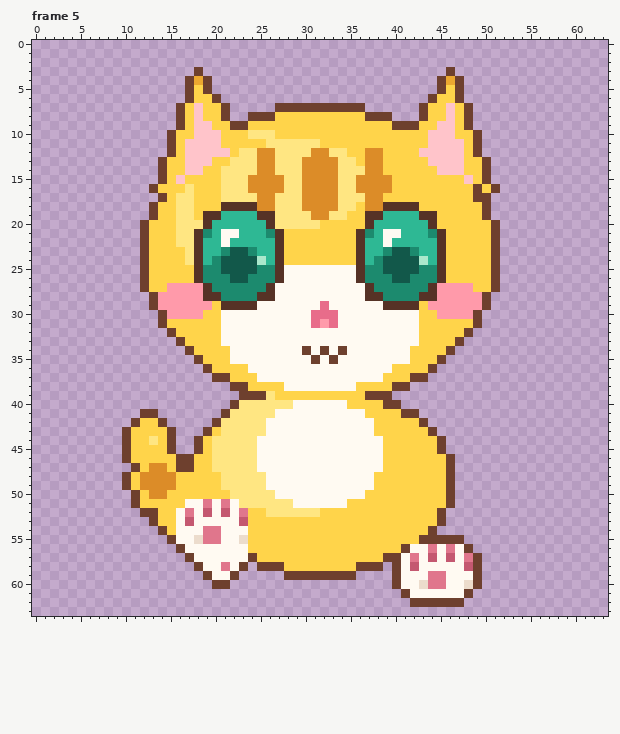
Edited in one commit: pixel-art file (assets/pixel/cat/walk_down.aseprite). The picture above is the old version.
64x64 pixels, 8 frames. Shown: frame 5. The commit also changed other frames, which this record leaves out.
The result:
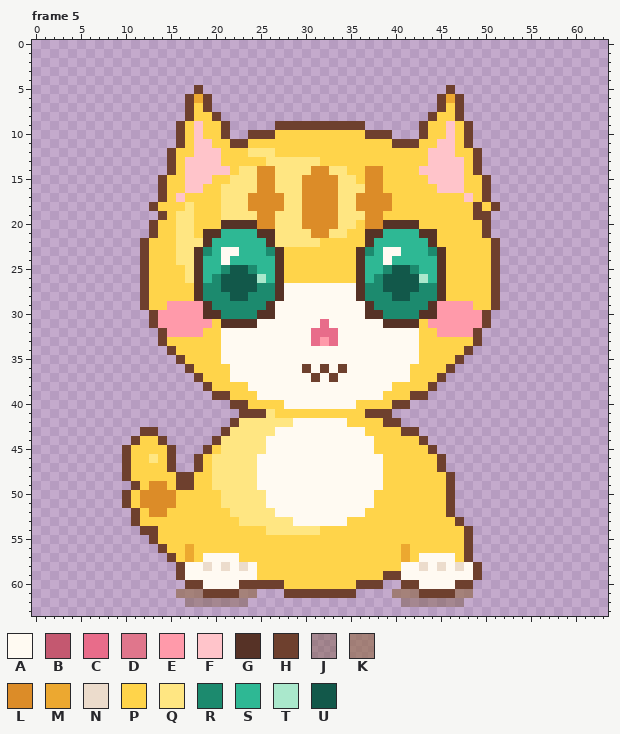
Palette (. is transparent): A #fffaf2  B #c45870  C #e86c8a  D #e0768c  E #ff9aaa  F #ffc4ca  G #563226  H #6e402e  J #78563a69  K #946c4ea5  L #dc8c28  M #eca830  N #ecdccc  P #ffd44a  Q #ffe682  R #1c8a6e  S #2eb894  T #aae8cc  U #12584a
Diff:
Frame 5, layer "pixel":
y 3: x 18 H -> .; x 46 H -> .
y 4: x 17..19 HMH -> ...; x 45..47 HMH -> ...
y 5: x 17..19 HPH -> .H.; x 45..47 HPH -> .H.
y 6: x 18..20 PPH -> MH.; x 44..46 HPP -> .HM
y 7: x 16..21 HPFPPH -> .HPH..; x 27..36 HHHHHHHHHH -> ..........; x 43..48 HPPFPH -> ..HPH.
y 8: x 16..18 HPF -> .HP; x 20..21 PH -> H.; x 24..39 HHHPPPPPPPPPPHHH -> ................; x 43..44 HP -> .H; x 46..48 FPH -> PH.
y 9: x 19 F -> P; x 21..43 PHHPPPPPPPPPPPPPPPPHHHP -> H.....HHHHHHHHHH......H; x 45 F -> P
y 10: x 15..16 HP -> .H; x 19..26 FFPPPQQQ -> PPH..HHH; x 37..45 PPPPPPPFF -> HHH...HPP; x 48..49 PH -> H.
y 11: x 15..17 HPF -> .HP; x 20 F -> P; x 22..23 PP -> HH; x 26..31 QQQQQQ -> PPPPPP; x 40..42 PPP -> HHH; x 44 F -> P; x 47..49 FPH -> PH.
y 12: x 17 F -> P; x 21 F -> P; x 23 Q -> P; x 25..34 LLQQQQLLQQ -> QQPPPPPPPP; x 37..38 LL -> PP; x 43 F -> P; x 47 F -> P
y 13: x 14..15 HP -> .H; x 20 P -> F; x 22..26 QQQLL -> PPPPQ; x 30..35 LLLLQQ -> QQPPPP; x 37..38 LL -> PP; x 49..50 PH -> H.
y 14: x 14..15 HP -> .H; x 19..22 PPQQ -> FFFP; x 30 L -> Q; x 33 L -> Q; x 35..36 QQ -> PP; x 43..44 PP -> FF; x 49..50 PH -> H.
y 15: x 16..19 FPPP -> PFFF; x 21 Q -> P; x 24 L -> Q; x 27 L -> Q; x 36 L -> P; x 39 L -> P; x 44..48 PPPPF -> FFFFP
y 16: x 13..14 HP -> .H; x 17..18 QP -> FF; x 24 L -> Q; x 27 L -> Q; x 36 L -> Q; x 39 L -> P; x 45..47 PPP -> FFF; x 49..51 HPH -> PH.
y 17: x 16..17 QQ -> FP; x 24 Q -> L; x 27 Q -> L; x 36 Q -> L; x 39 P -> L; x 48..49 PH -> FP
y 18: x 16 Q -> P; x 21..24 GGGG -> QQQL; x 27 Q -> L; x 36 P -> L; x 39..42 GGGG -> LPPP; x 49..51 PH. -> HPH
y 19: x 13..14 HP -> .H; x 19..26 GGSSSSGG -> PPQQQQLL; x 30 Q -> L; x 33 Q -> L; x 35..44 PPGGSSSSGG -> QQLLPPPPPP; x 49 P -> H
y 20: x 12..13 HP -> .H; x 18..26 QGSSSSSSG -> PPPGGGGLL; x 30..35 QQPPPP -> LLLLQQ; x 37..44 GSSSSSSG -> LLGGGGPP; x 50..51 PH -> H.
y 21: x 12..13 HP -> .H; x 18..22 GRSAA -> PGGSS; x 25..34 SRGPPPPPPP -> GGQQQQLLQQ; x 36..40 GRSAA -> PGGSS; x 43..45 SRG -> GGP; x 50..51 PH -> H.
y 22: x 18..19 GS -> QG; x 21 A -> S; x 26..31 SGPPPP -> GQQQQQ; x 36..37 GS -> PG; x 39 A -> S; x 44..45 SG -> GP
y 23: x 16 P -> Q; x 19 S -> R; x 21..24 RUUR -> AASS; x 26 S -> R; x 37 S -> R; x 39..42 RUUR -> AASS; x 44 S -> R
y 24: x 16 P -> Q; x 20..25 RUUUUT -> SASSSS; x 38..43 RUUUUT -> SASSSS
y 25: x 17 P -> Q; x 19..21 RRU -> SSR; x 24..26 URR -> RSS; x 28..35 AAAAAAAA -> PPPPPPPP; x 37..39 RRU -> SSR; x 42..44 URR -> RSS
y 26: x 17 P -> Q; x 19 R -> S; x 21 R -> U; x 24..26 RRR -> UTS; x 28..35 AAAAAAAA -> PPPPPPPP; x 37 R -> S; x 39 R -> U; x 42..44 RRR -> UTS
y 27: x 15..19 EEEEG -> PPPGR; x 21..24 RRRR -> UUUU; x 26..27 GA -> RG; x 36..37 AG -> GR; x 39..42 RRRR -> UUUU; x 44..48 GEEEE -> RGPPP
y 28: x 12..20 .HEEEEEGG -> HPPPPPGRR; x 22..23 RR -> UU; x 25..27 GGA -> RRG; x 36..38 AGG -> GRR; x 40..41 RR -> UU; x 43..51 GGEEEEEH. -> RRGPPPPPH
y 29: x 12..14 .HE -> HPP; x 19..26 EPGGGGAA -> GRRRRRRG; x 32 C -> A; x 37..44 AAGGGGPE -> GRRRRRRG; x 49..51 EH. -> PPH
y 30: x 13..14 .H -> HE; x 19..26 PPAAAAAA -> GGRRRRGG; x 31..33 CCC -> AAA; x 37..44 AAAAAAPP -> GGRRRRGG; x 49..50 H. -> EH
y 31: x 13..19 .HPPPPP -> HEEEEEE; x 21..24 AAAA -> GGGG; x 31..33 CEC -> ACA; x 39..42 AAAA -> GGGG; x 44..50 PPPPPH. -> EEEEEEH
y 32: x 14..18 .HPPP -> HEEEE; x 31..33 AAA -> CCC; x 45..49 PPPH. -> EEEEH
y 33: x 14..16 ..H -> HPP; x 31..33 AAA -> CEC; x 47..49 H.. -> PPH
y 34: x 15..17 ..H -> HPP; x 21 P -> A; x 30 H -> A; x 32 H -> A; x 34 H -> A; x 42 P -> A; x 46..48 H.. -> PPH
y 35: x 16..18 ..H -> HPP; x 21 P -> A; x 31 H -> A; x 33 H -> A; x 42 P -> A; x 45..47 H.. -> PPH
y 36: x 17..19 ..H -> HPP; x 22..23 PP -> AA; x 30 A -> H; x 32 A -> H; x 34 A -> H; x 40..41 PP -> AA; x 44..46 H.. -> PPH
y 37: x 18..24 ..HHPPP -> HPPPAAA; x 31 A -> H; x 33 A -> H; x 39..45 PPPHH.. -> AAAPPPH
y 38: x 19..27 ...HHPPPP -> HPPPPAAAA; x 36..44 PPPPHH... -> AAAAPPPPH
y 39: x 20..43 ...HHHQPPPPPPPPPPHHH.... -> HHPPPAAAAAAAAAAAAAAPPPHH
y 40: x 23..28 QQQQQQ -> HPPPPA; x 35 P -> A; x 39 H -> P; x 41 . -> H
y 41: x 12..13 HH -> ..; x 21..25 HQQQQ -> ..HHH; x 27..42 AAAAAAAAAAPPPPHH -> PPPPPPPPPPHHH...
y 42: x 11..14 HPPH -> ....; x 20..22 HQQ -> ..H; x 26..28 AAA -> QQQ; x 35..37 AAA -> PPP; x 39..43 PPPPH -> HH...
y 43: x 10..15 HPPPPH -> ..HH..; x 19..21 HPQ -> ..H; x 26 A -> Q; x 37 A -> P; x 41..44 PPPH -> HH..
y 44: x 10..11 HP -> .H; x 13..15 QPH -> PH.; x 18..20 HPQ -> ..H; x 25 A -> Q; x 38 A -> P; x 43..45 PPH -> H..
y 45: x 18..20 HPQ -> .HP; x 25 A -> Q; x 38 A -> P; x 44..45 PH -> H.
y 46: x 13 P -> Q; x 15..18 PHHP -> H..H; x 45..46 PH -> H.
y 47: x 10..11 .H -> HP; x 13..18 LLPHHP -> PPH..H; x 45..46 PH -> H.
y 48: x 12..17 LLLLPP -> PPPPHH; x 20 P -> Q; x 25 Q -> A; x 38 P -> A
y 49: x 10..12 HPL -> .HP; x 15..17 LPP -> PHH; x 20 P -> Q; x 25 Q -> A; x 38 P -> A
y 50: x 10..12 .HP -> HPL; x 15 P -> L; x 21 P -> Q; x 26 Q -> A; x 37 P -> A
y 51: x 10..15 .HPPPP -> HPLLLL; x 17..22 AADADA -> PPPPQQ; x 26..28 QQQ -> AAA; x 35..37 PPP -> AAA
y 52: x 11..14 .HHP -> HPLL; x 16..25 ADABABADPP -> PPPPPPQQQQ; x 27..36 QQQQQPPPPP -> AAAAAAAAAA; x 45..46 H. -> PH
y 53: x 11..13 ..H -> HPP; x 16..34 ABAAAAABPPPPPPPPPPP -> PPPPPPPQQQQQQAAAAAA; x 45..47 H.. -> PPH
y 54: x 12..14 ..H -> HHP; x 16..23 AAADDAAA -> PPPPPPPP; x 26..31 PPPPPP -> QQQQQQ; x 44..48 H.... -> PPPPH
y 55: x 13..23 ..HAANDDAAN -> HPPPPPPPPPP; x 43..48 HHHHH. -> PPPPPH
y 56: x 14..23 ..HAAAAAAA -> HPPMPPPPPP; x 41..47 HAADADA -> MPPPPPP
y 57: x 15..18 ..HA -> HPMP; x 23..24 AH -> PP; x 39..42 HHAD -> PPMP; x 44 B -> A; x 46..49 BADH -> APH.
y 58: x 16..19 ..HA -> HAAN; x 21 D -> N; x 23..27 H.HHH -> NAPPP; x 36..40 HHH.H -> PPPPP; x 42..43 BA -> AN; x 45 A -> N; x 47..48 AB -> NA
y 59: x 16..19 ...H -> HAAA; x 22..39 H.....HHHHHHHH.... -> AAAPPPPPPPPPPPPPPH; x 44..45 DD -> AA
y 60: x 17..38 ...HH................. -> HHAAAAHHHHHPPPPPPPPHHH; x 40..45 HAANDD -> .HHAAA; x 47..49 ANH -> HH.
y 61: x 16..24 ......... -> KKKHHHHKK; x 28..35 ........ -> HHHHHHHH; x 40..48 .HAAAAAAH -> KKKHHHHKK
y 62: x 17..23 ....... -> JJJJJJJ; x 41..47 .HHHHHH -> JJJJJJJ
Where, in picture pixels (left, top, right, bottom), the same in both pictures:
changed: (122, 67, 500, 607)
